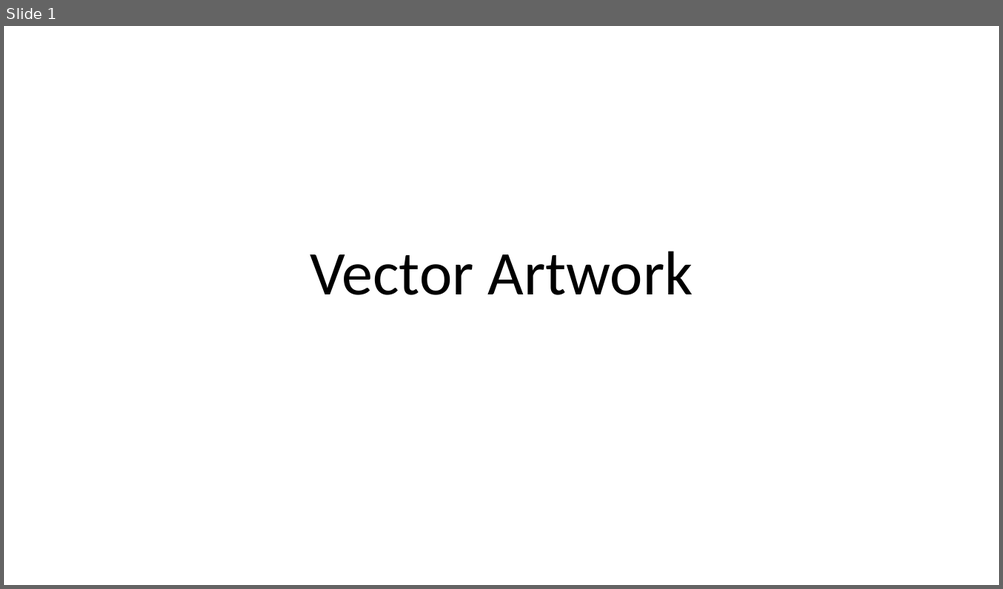
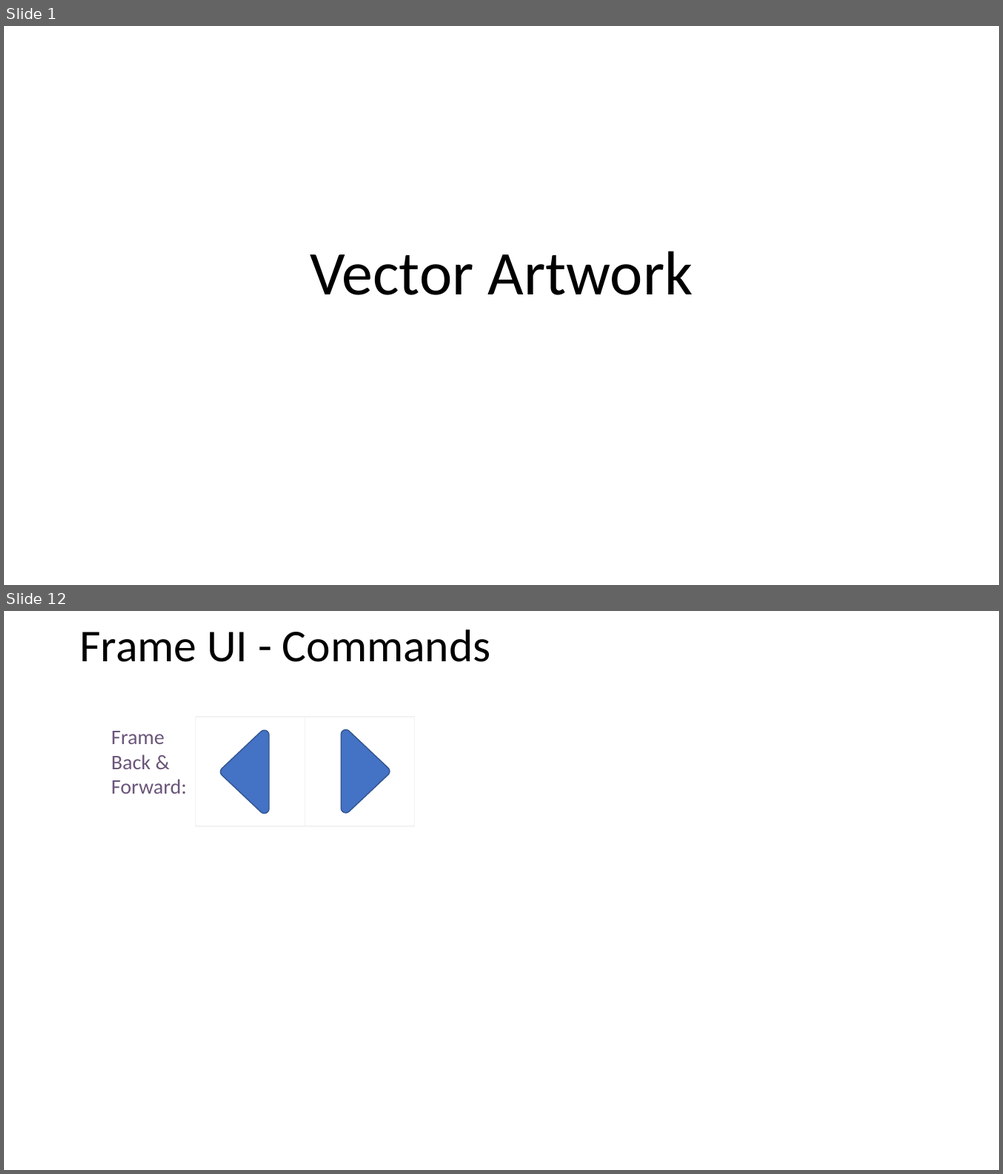
Before and after one commit to MillerMark/CodeRushed-1, a slide deck: Design Notes/Game 1 - Vector Artwork.pptx. Shown one above the other, each under a label of ours: slide 1 before the commit, slides 1 and 12 after it; the slides between them are not shown. The pictures are 1003x589 and 1003x1174 pixels, drawn with LibreOffice and Linux fonts; fonts in the diff are those of the drawing. Boxes give left, top, right and bottom in pixels: in the first picture for what was removed or moved away, otherwise in the second. Text is boxed around its words. In the diff, an @@ line names an element or a change of style, - is before the commit and + after.

```diff
--- a/Design Notes/Game 1 - Vector Artwork.pptx
+++ b/Design Notes/Game 1 - Vector Artwork.pptx
@@ slide 12 added at (x1=4, y1=611, x2=999, y2=1170), background #FFFFFF @@
@@ title added at (x1=79, y1=629, x2=491, y2=662), 44 pt, text #000000 @@
+Frame UI - Commands
@@ rectangle added at (x1=195, y1=717, x2=304, y2=826), fill #FFFFFF, outline #F2F2F2 1 pt @@
@@ rectangle added at (x1=304, y1=717, x2=415, y2=826), fill #FFFFFF, outline #F2F2F2 1 pt @@
@@ text added at (x1=111, y1=731, x2=187, y2=794), 20 pt, text #6B567A @@
+Frame
+Back &
+Forward:
@@ freeform shape added at (x1=219, y1=729, x2=269, y2=813), fill #4472C4, outline #325491 1 pt @@
@@ freeform shape added at (x1=341, y1=729, x2=390, y2=813), fill #4472C4, outline #325491 1 pt @@
```
Also in this commit, not shown: 1 slide changed, 15 other slides added, 1 slide removed, 2 other files.
